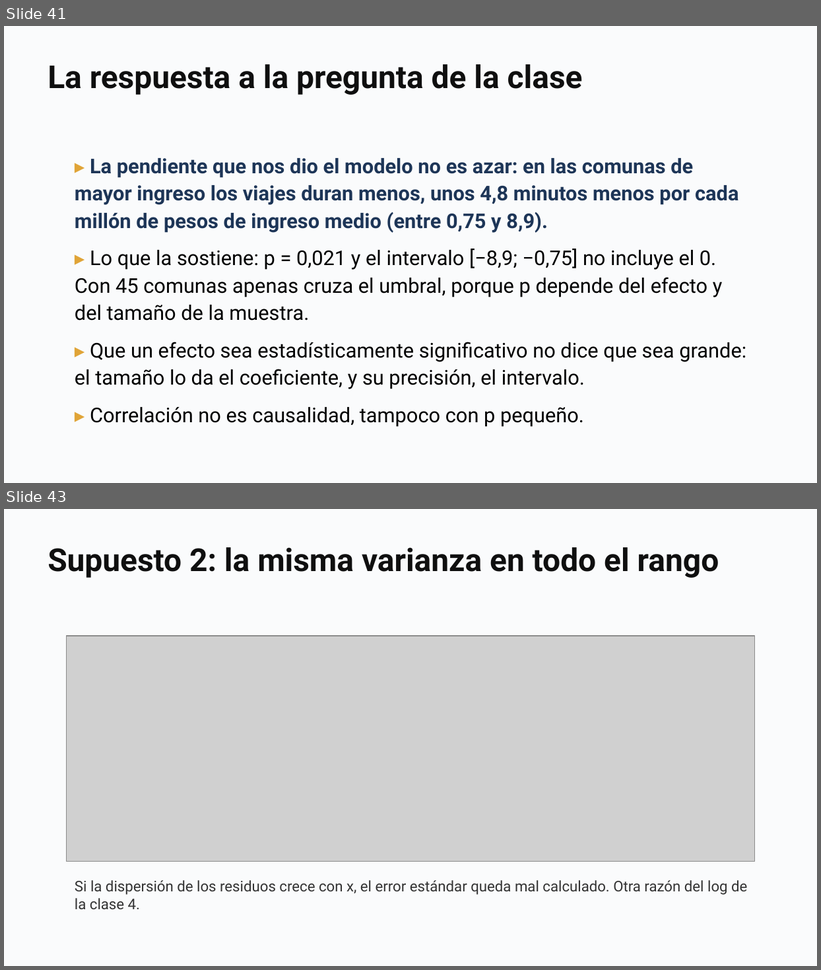
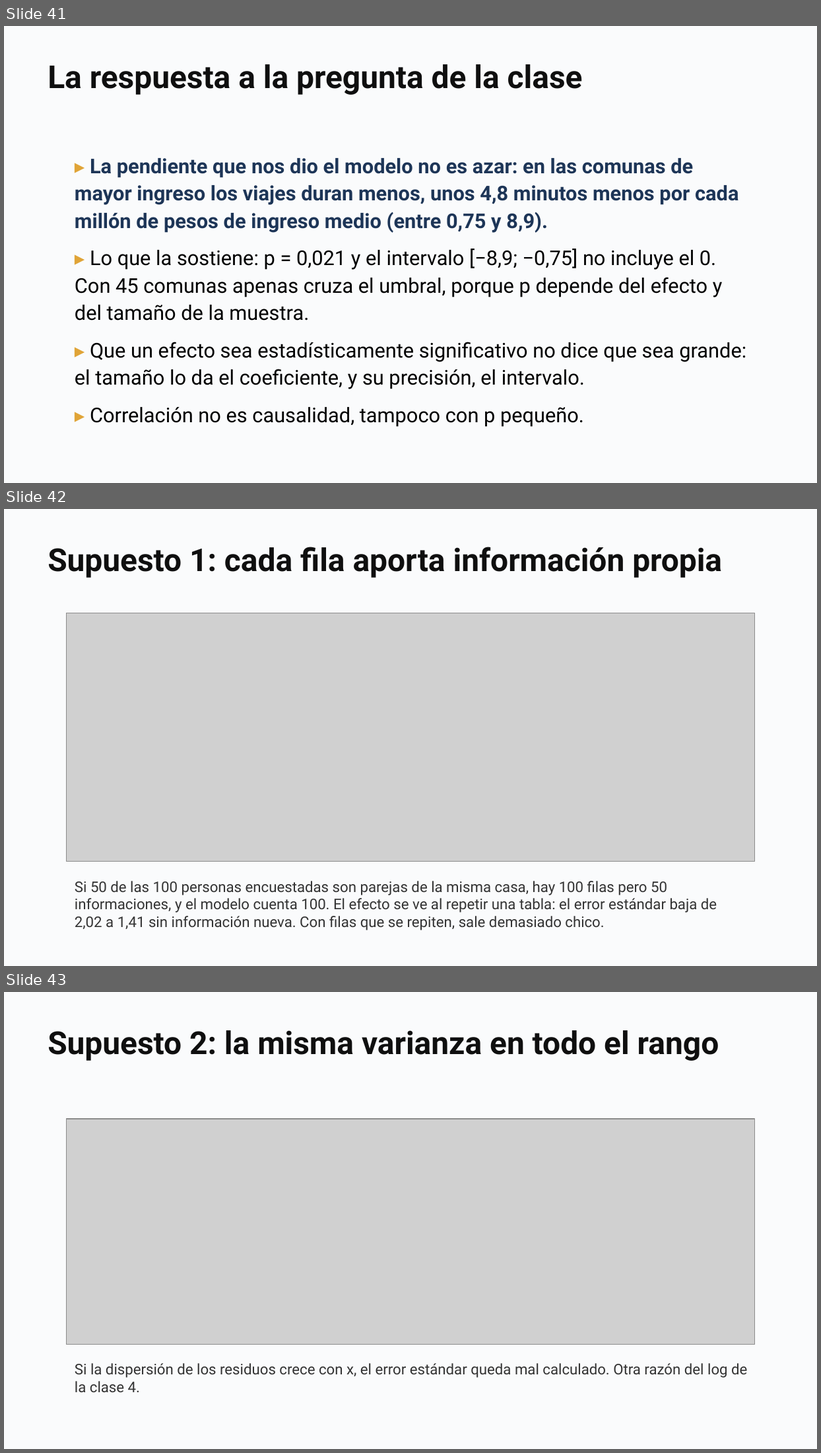
Before and after one commit to daniopitz/diplomado-cdd, a slide deck: presentaciones/clase05_probabilidad_inferencia.pptx. Shown one above the other, each under a label of ours: slides 41 and 43 before the commit, slides 41, 42 and 43 after it; the slides between them are not shown. The pictures are 821x970 and 821x1453 pixels, drawn with LibreOffice and Linux fonts; fonts in the diff are those of the drawing; grey boxes stand for pictures. Boxes give left, top, right and bottom in pixels: in the first picture for what was removed or moved away, otherwise in the second. Text is boxed around its words. In the diff, an @@ line names an element or a change of style, - is before the commit and + after.

```diff
--- a/presentaciones/clase05_probabilidad_inferencia.pptx
+++ b/presentaciones/clase05_probabilidad_inferencia.pptx
@@ slide 42 added at (4,509,817,966), background #FFFFFF @@
@@ rectangle added at (4,509,817,966), fill #FAFBFC @@
@@ text added at (48,547,722,578), 28 pt, text #0F0F0F, bold @@
+Supuesto 1: cada fila aporta información propia
@@ picture added at (66,613,754,862) @@
@@ text added at (75,881,717,930), 13 pt, text #333333 @@
+Si 50 de las 100 personas encuestadas son parejas de la misma casa, hay 100 filas pero 50 informaciones, y el modelo cuenta 100. El efecto se ve al repetir una tabla: el error estándar baja de 2,02 a 1,41 sin información nueva. Con filas que se repiten, sale demasiado chico.
```
Also in this commit, not shown: 2 slides changed, 1 slide removed, 8 other files.
